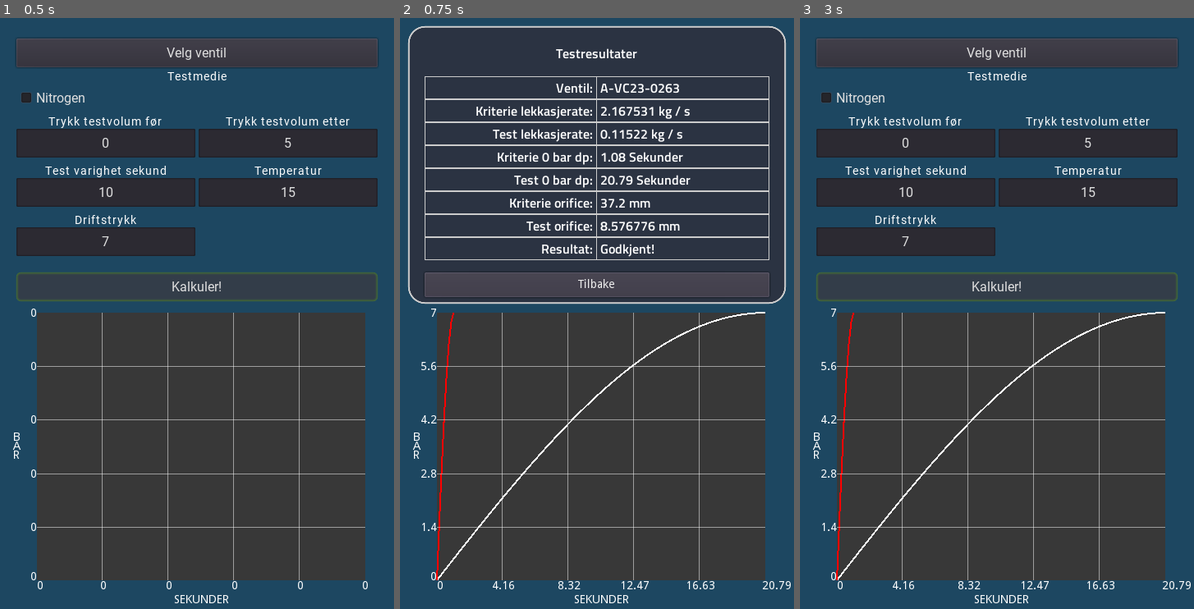
Above: before the commit, frames 1-3 (left to right).
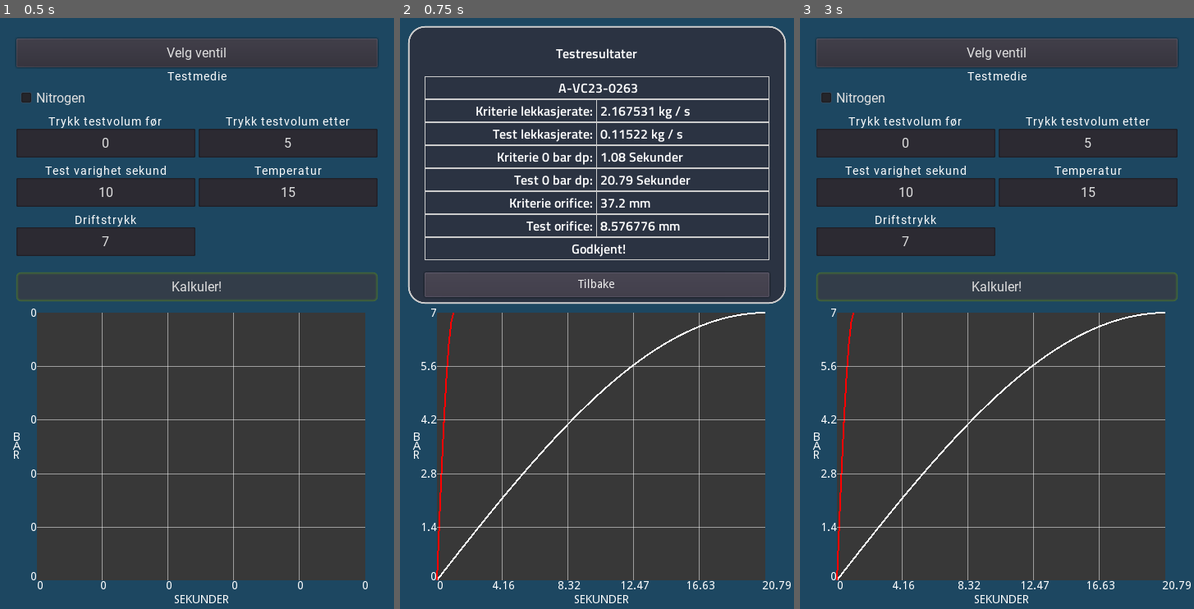
Above: after the commit, the same moments.

Repository: Keroflux/Critical-leak-test
Game: Godot game, scene res://Control.tscn
Same seed, same stepped clock (60 frames per second), same inputs: the game is played once before the commit and once after it.
Inputs:
- Up to frame 1 (0.5 s): no input
- Up to frame 2 (0.75 s): click "Kalkuler!" at 0.5 s
- Up to frame 3 (3 s): click "Velg ventil" at 1.25 s; click "Nitrogen" at 2 s; click "Tilbake" at 2.75 s

Frame 1 is identical in both runs. In frame 2, 0.6% of the frame differs, in the area x 36-71%, y 10-41%; in frame 3, nothing differs.

Commit message:
Virker også med negativ trykkutvikling

Diff:
--- a/Lekkasje.gd
+++ b/Lekkasje.gd
@@ -233,6 +233,10 @@
 	P1 = float($"%PressureExternal".text) + 1
 	PB = float($"%PressureAfter".text) + 1
 	T = float($"%Temperatur".text)
+	if P2 > P1:
+		P1 = float($"%PressureStart".text) + 1
+		P2 = float($"%PressureExternal".text) + 1
+		PB = float($"%PressureStart".text) + 1
 	test_time = float($"%TestTime".text)
 
 
--- a/ResultsPage.tscn
+++ b/ResultsPage.tscn
@@ -79,18 +79,7 @@
 margin_bottom = 28.0
 custom_constants/separation = -1
 
-[node name="Name" type="Label" parent="MarginContainer2/Panel/MarginContainer/VBoxContainer2/VBoxContainer/Tag"]
-margin_right = 210.0
-margin_bottom = 28.0
-size_flags_horizontal = 3
-size_flags_vertical = 3
-custom_fonts/font = SubResource( 2 )
-custom_styles/normal = SubResource( 3 )
-text = "Ventil: "
-align = 2
-
 [node name="Result" type="Label" parent="MarginContainer2/Panel/MarginContainer/VBoxContainer2/VBoxContainer/Tag"]
-margin_left = 209.0
 margin_right = 420.0
 margin_bottom = 28.0
 size_flags_horizontal = 3
@@ -98,6 +87,7 @@
 custom_fonts/font = SubResource( 2 )
 custom_styles/normal = SubResource( 3 )
 text = " 3,875 kg / s"
+align = 1
 
 [node name="CriteriaKGS" type="HBoxContainer" parent="MarginContainer2/Panel/MarginContainer/VBoxContainer2/VBoxContainer"]
 unique_name_in_owner = true
@@ -268,18 +258,7 @@
 margin_bottom = 224.0
 custom_constants/separation = -1
 
-[node name="Name" type="Label" parent="MarginContainer2/Panel/MarginContainer/VBoxContainer2/VBoxContainer/Accepted"]
-margin_right = 210.0
-margin_bottom = 28.0
-size_flags_horizontal = 3
-size_flags_vertical = 3
-custom_fonts/font = SubResource( 2 )
-custom_styles/normal = SubResource( 3 )
-text = "Resultat: "
-align = 2
-
 [node name="Result" type="Label" parent="MarginContainer2/Panel/MarginContainer/VBoxContainer2/VBoxContainer/Accepted"]
-margin_left = 209.0
 margin_right = 420.0
 margin_bottom = 28.0
 size_flags_horizontal = 3
@@ -287,6 +266,7 @@
 custom_fonts/font = SubResource( 2 )
 custom_styles/normal = SubResource( 3 )
 text = " Godkjent!"
+align = 1
 
 [node name="Close" type="Button" parent="MarginContainer2/Panel/MarginContainer/VBoxContainer2"]
 margin_top = 280.0
